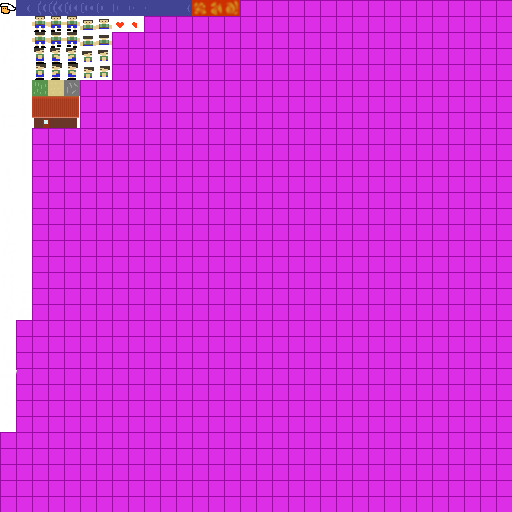
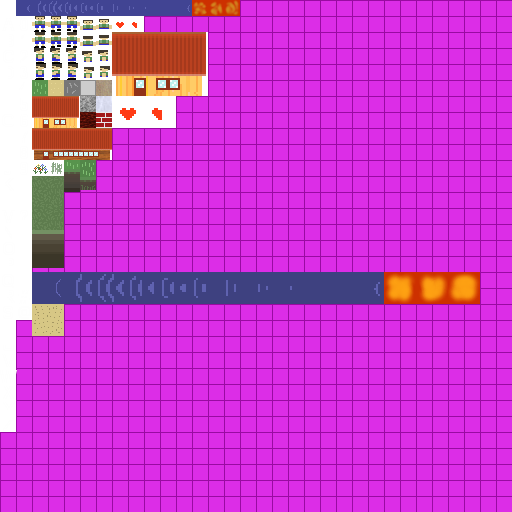
Layers edited between the first and the second 512 × 512 image:
added layer "Liitetty taso #6" above "Liitetty taso #5" over [left=32, top=304, right=64, bottom=336]
added layer "Liitetty taso #5" above "Liitetty taso #4" over [left=32, top=272, right=480, bottom=304]
added layer "Liitetty taso #4" above "Liitetty taso #3" over [left=118, top=106, right=162, bottom=122]
added layer "Liitetty taso #3" above "Liitetty taso #2" over [left=112, top=32, right=206, bottom=96]
added layer "Liitetty taso #2" above "Liitetty taso #1" over [left=32, top=208, right=64, bottom=268]
added layer "Liitetty taso #1" above "Liitetty taso" over [left=32, top=160, right=96, bottom=208]
hid "Liitetty taso" over [left=0, top=3, right=16, bottom=14]
painted on "spriteSheet.png" over [left=32, top=32, right=208, bottom=192]
